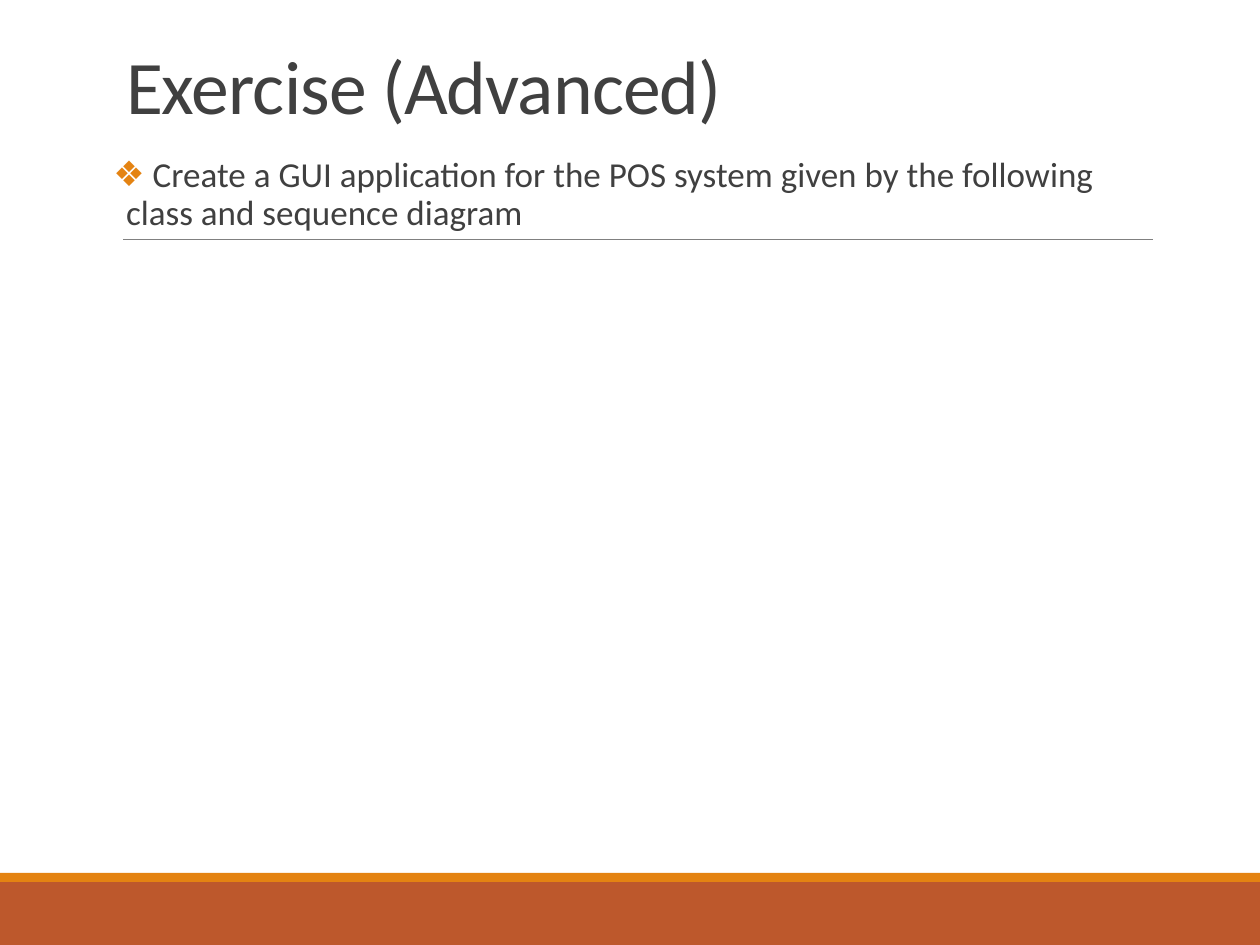
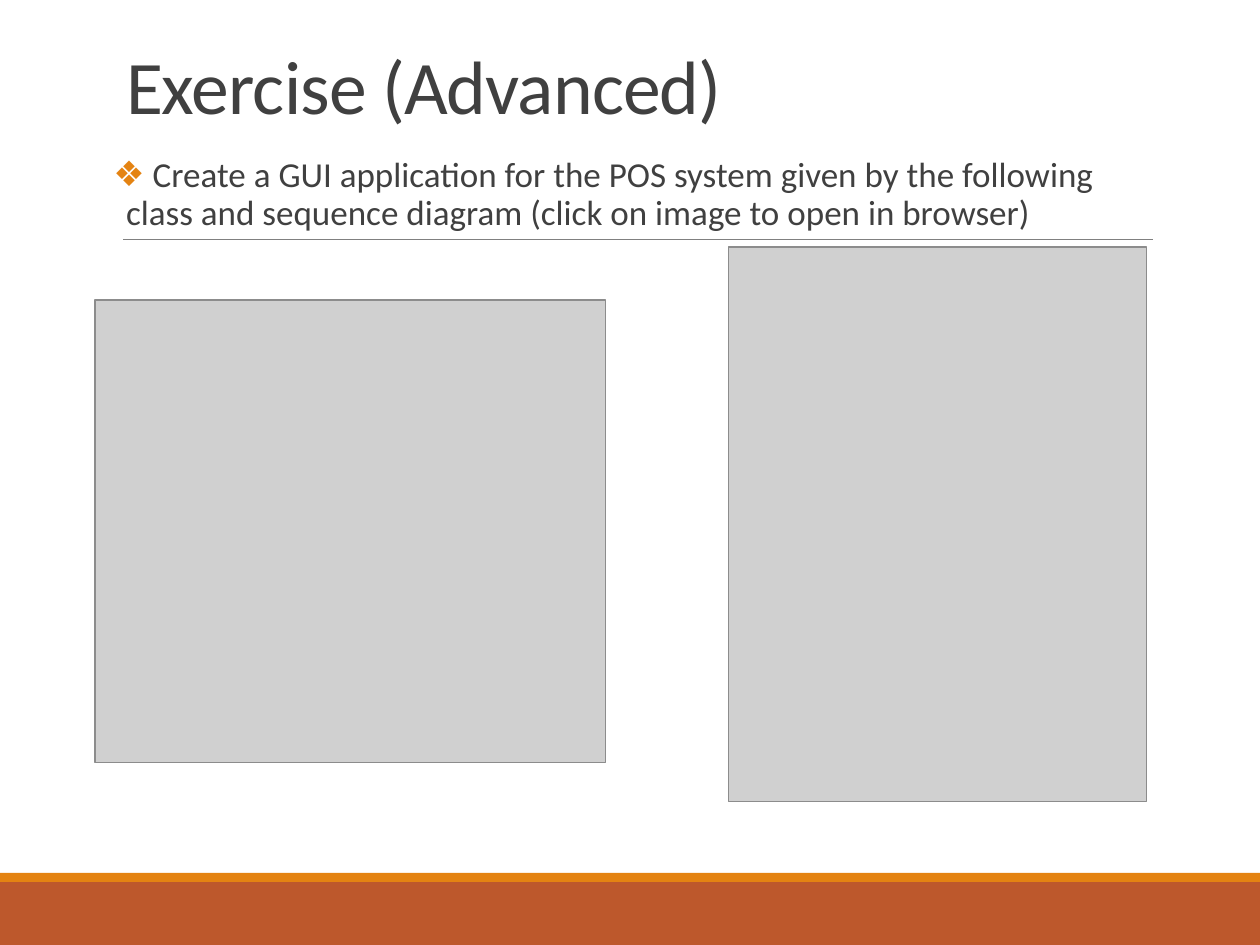
Before and after one commit to deeperj/dillinger, a slide deck: slide 26 of thesis/ukapp2/wqu_isc/sofware_design/Javabc06.pptx. Drawn at 1260x945 pixels with LibreOffice and Linux fonts; fonts in the diff are those of the drawing; grey boxes stand for pictures. Boxes give left, top, right and bottom in pixels: in the first picture for what was removed or moved away, otherwise in the second. Text is boxed around its words. In the diff, an @@ line names an element or a change of style, - is before the commit and + after.

```diff
--- a/thesis/ukapp2/wqu_isc/sofware_design/Javabc06.pptx
+++ b/thesis/ukapp2/wqu_isc/sofware_design/Javabc06.pptx
@@ text at (126, 162, 1093, 231): text changed @@
-❖ Create a GUI application for the POS system given by the following class and sequence diagram
+❖ Create a GUI application for the POS system given by the following class and sequence diagram (click on image to open in browser)
@@ picture added at (728, 247, 1147, 801) @@
@@ picture added at (94, 300, 605, 762) @@
```
Also in this commit, not shown: 1 other file.
